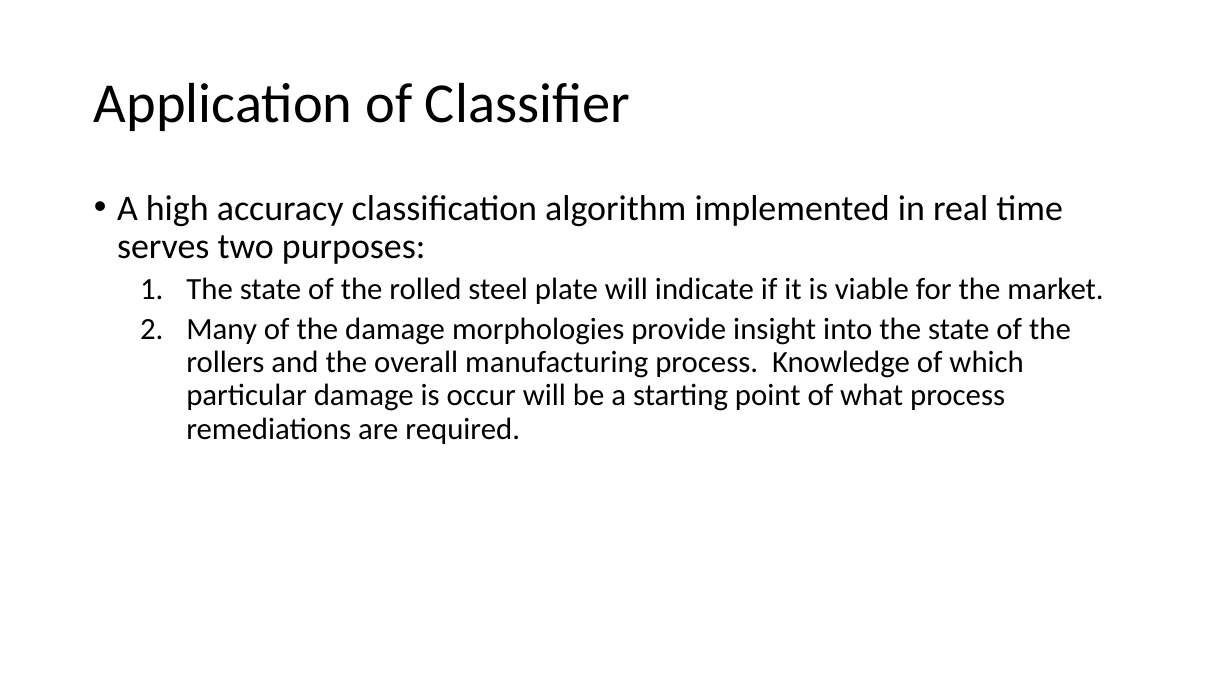
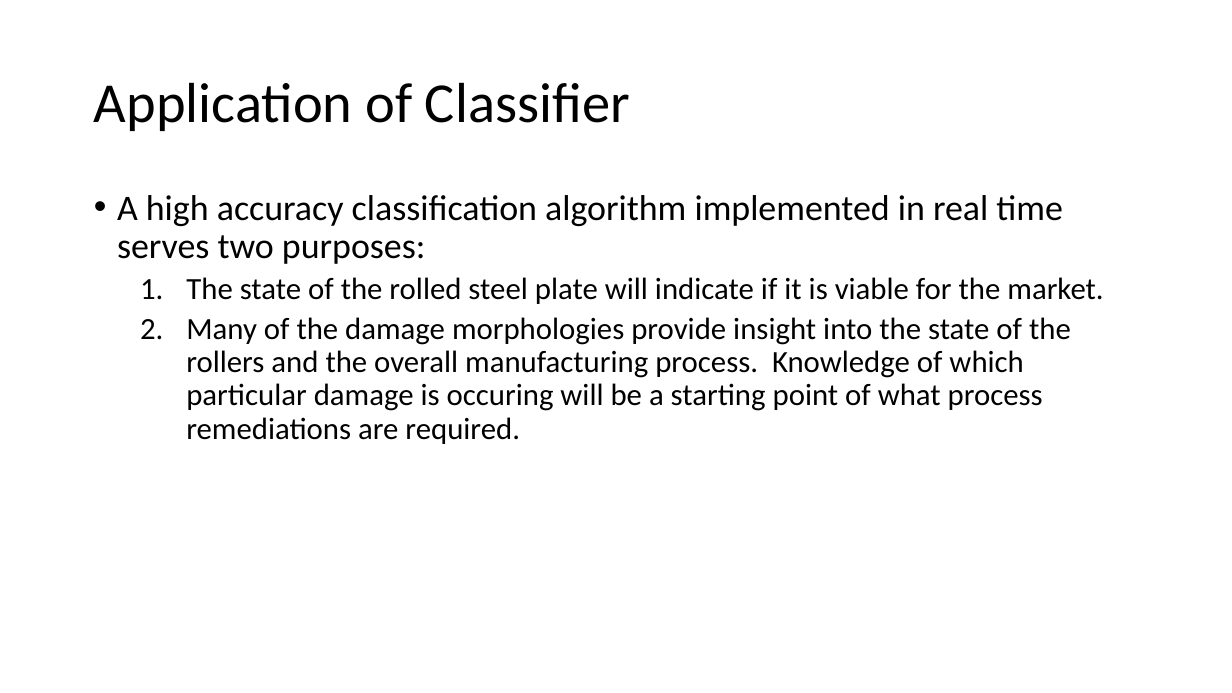
Before and after one commit to M-Matrona/IBM-Machine-Learning-Course, a slide deck: slide 4 of Course_5_Deep_Learning/Surface Crack Classification Project Overview.pptx. Drawn at 1232x693 pixels with LibreOffice and Linux fonts; fonts in the diff are those of the drawing. Boxes give left, top, right and bottom in pixels: in the first picture for what was removed or moved away, otherwise in the second. Text is boxed around its words. In the diff, an @@ line names an element or a change of style, - is before the commit and + after.

```diff
--- a/Course_5_Deep_Learning/Surface Crack Classification Project Overview.pptx
+++ b/Course_5_Deep_Learning/Surface Crack Classification Project Overview.pptx
@@ text at (186, 317, 1071, 444): text changed @@
-  2. Many of the damage morphologies provide insight into the state of the rollers and the overall manufacturing process. Knowledge of which particular damage is occur will be a starting point of what process remediations are required.
+  2. Many of the damage morphologies provide insight into the state of the rollers and the overall manufacturing process. Knowledge of which particular damage is occuring will be a starting point of what process remediations are required.
```
Also in this commit, not shown: 1 other slide changed, 15 other files.
